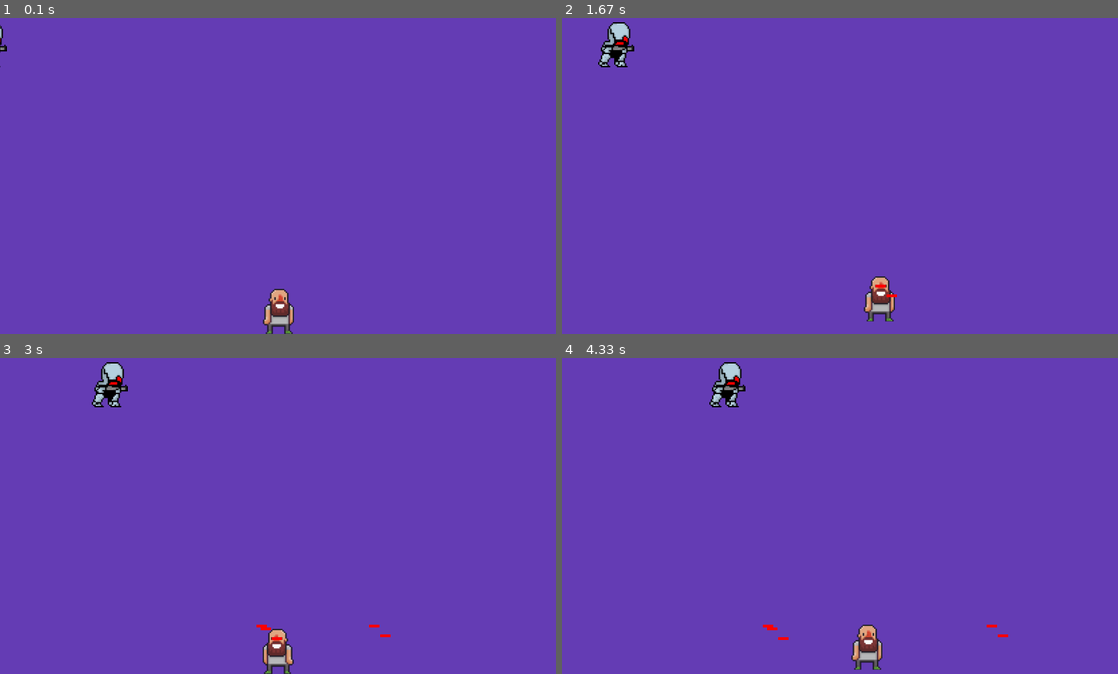
Above: before the commit, frames 1-4 (two rows, left to right).
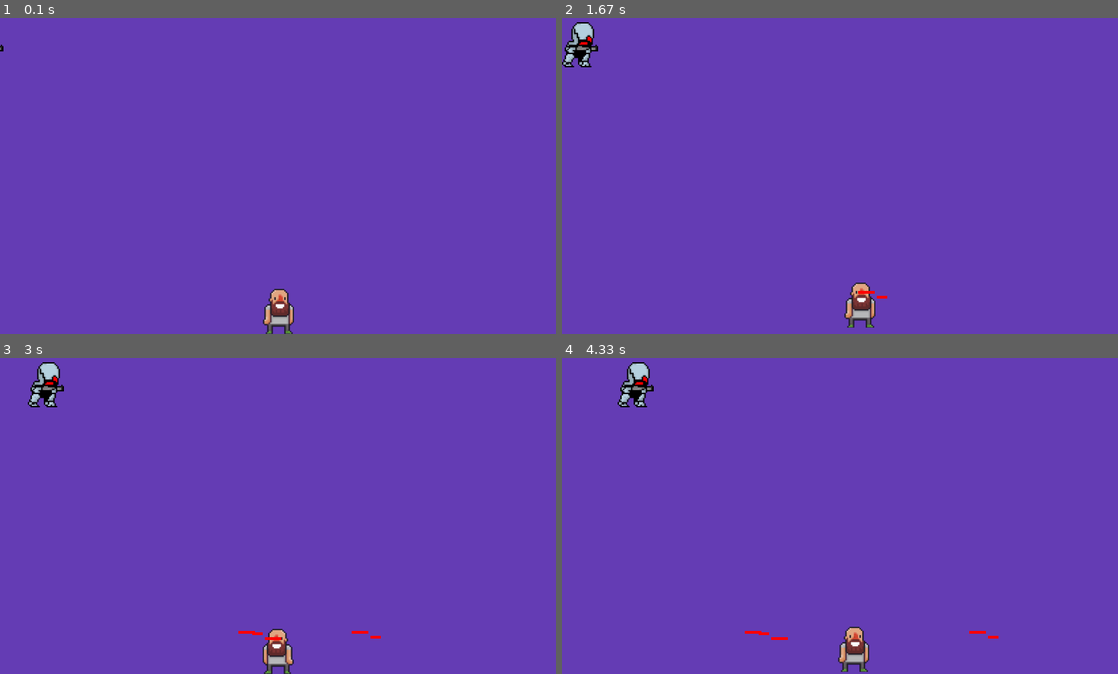
Above: after the commit, the same moments.

Repository: Serpentruno/PyGame_Test
Game: pygame game, started from main.py
Same seed, same stepped clock (60 frames per second), same inputs: the game is played once before the commit and once after it.
Inputs:
- Up to frame 1 (0.1 s): no input
- Up to frame 2 (1.67 s): hold Right 0.33-0.8 s; hold Up 0.83-1.13 s; tap Space at 0.9, 1.23, 1.53 s; hold Right 1.17-1.63 s
- Up to frame 3 (3 s): hold Left 1.67-2.2 s; tap Space at 1.73, 2.03, 2.3, 2.63, 2.93 s; hold Down 2.23-2.53 s; hold Left 2.57-2.97 s
- Up to frame 4 (4.33 s): hold Up 3-3.37 s; tap Space at 3.07, 3.47, 3.77, 4.13 s; hold Right 3.4-4.03 s; hold Down from 4.07 s (still down)

The runs differ from the first frame. In frame 1, less than 0.1% of the frame differs, in the area x 0-2%, y 2-16%; in frame 2, 2.3%, in the area x 0-61%, y 1-99%; in frame 3, 1.4%; in frame 4, 2.3%.

Commit message:
Prueba de Error: Fatal

Diff:
--- a/classes/player.py
+++ b/classes/player.py
@@ -12,17 +12,24 @@
         self.move_right = False
         self.move_up = False
         self.move_down = False
+        self.x = float(self.rect.x)
+        self.y = float(self.rect.y)
+        self.game = a_game
 
 
     def move(self):
         if self.move_left and self.rect.left > 0:
-            self.rect.x -= 1
+            self.x -= self.game.speed_player
+            self.rect.x = self.x
         if self.move_right and self.rect.right < self.screen_rect.right:
-            self.rect.x += 1
+            self.x += self.game.speed_player
+            self.rect.x = self.x
         if self.move_up and self.rect.top > 0:
-            self.rect.y -= 1
+            self.y -= self.game.speed_player
+            self.rect.y = self.y
         if self.move_down and self.rect.bottom < self.screen_rect.bottom:
-            self.rect.y += 1
+            self.y += self.game.speed_player
+            self.rect.y = self.y
 
 
     def run(self):
--- a/main.py
+++ b/main.py
@@ -27,7 +27,8 @@
         self.game_over = False
         self.color = BACKGROUND_COLOR
         self.speed_laser = 1
-        self.speed_enemy = 1
+        self.speed_enemy = 0.5
+        self.speed_player = 0.5
         self.ancho_laser = 15
         self.alto_laser = 4
         self.color_laser = (255,0,0)
